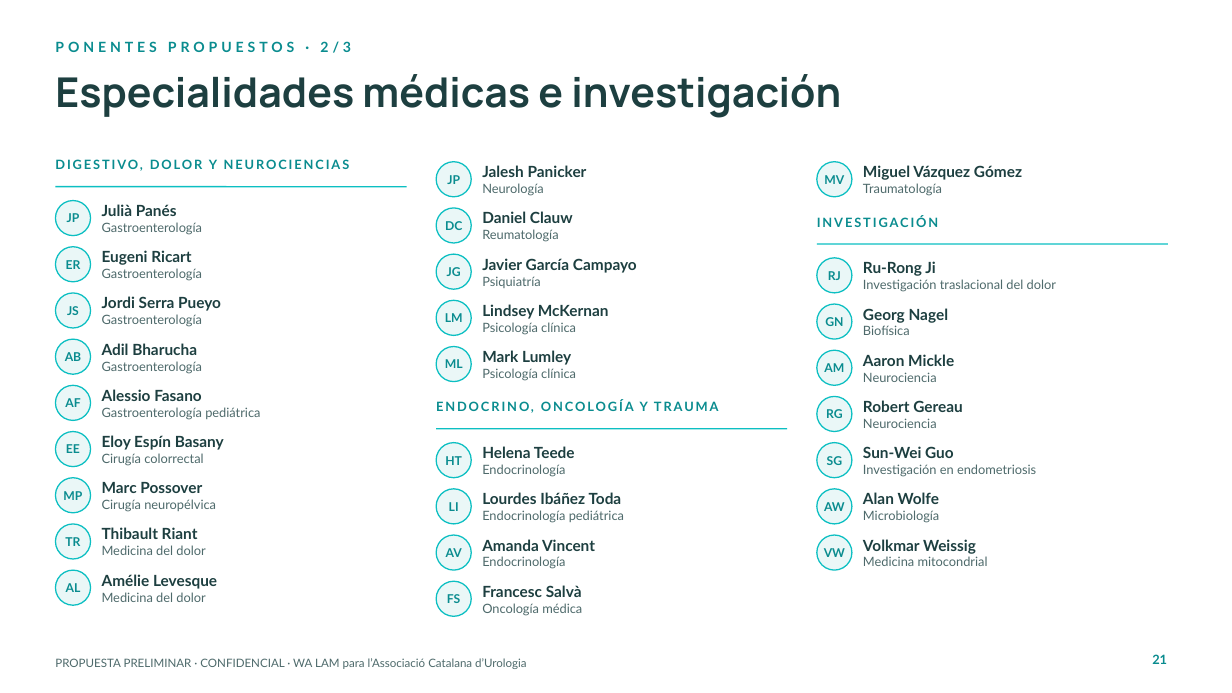
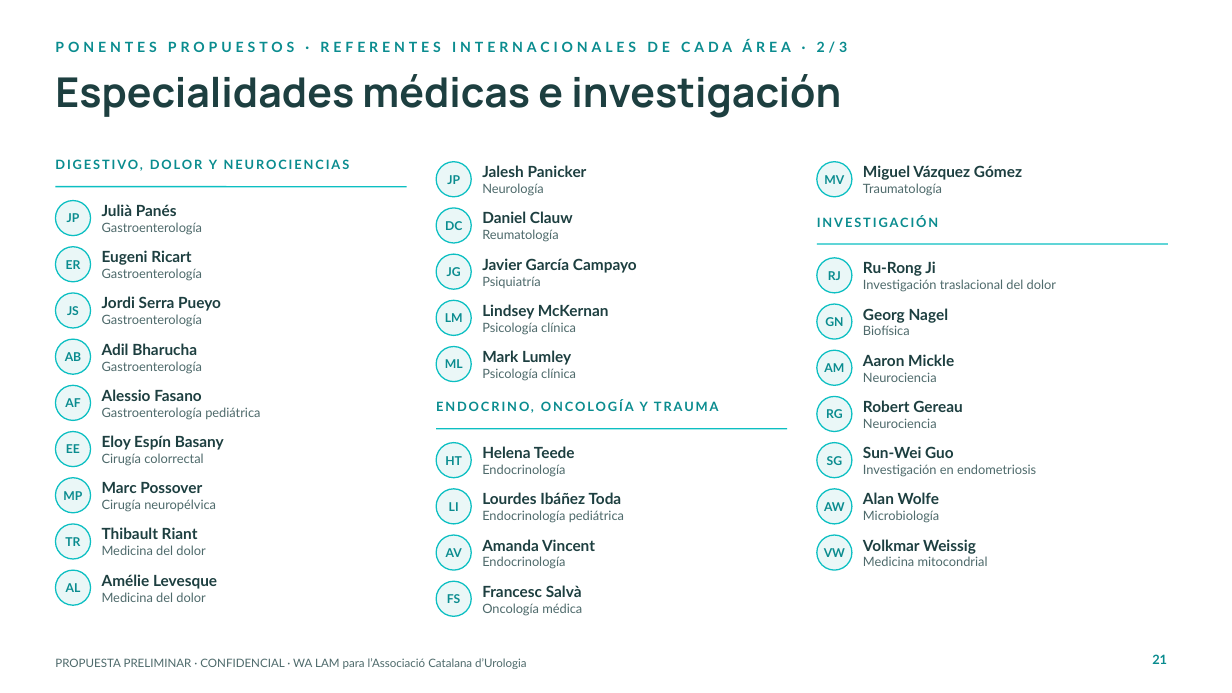
Before and after one commit to walam-bcn/formacion-olivier-bazin, a slide deck: slide 21 of Propuesta_Congreso_Salud_Pelvica_Urogenital_WALAM.pptx. Drawn at 1232x693 pixels with LibreOffice and Linux fonts; fonts in the diff are those of the drawing; background and template pictures are left out. Boxes give left, top, right and bottom in pixels: in the first picture for what was removed or moved away, otherwise in the second. Text is boxed around its words. In the diff, an @@ line names an element or a change of style, - is before the commit and + after.

```diff
--- a/Propuesta_Congreso_Salud_Pelvica_Urogenital_WALAM.pptx
+++ b/Propuesta_Congreso_Salud_Pelvica_Urogenital_WALAM.pptx
@@ text at (55, 40, 848, 53): text changed @@
-PONENTES PROPUESTOS · 2/3
+PONENTES PROPUESTOS · REFERENTES INTERNACIONALES DE CADA ÁREA · 2/3
```
Also in this commit, not shown: 4 other slides changed, 1 other file.
